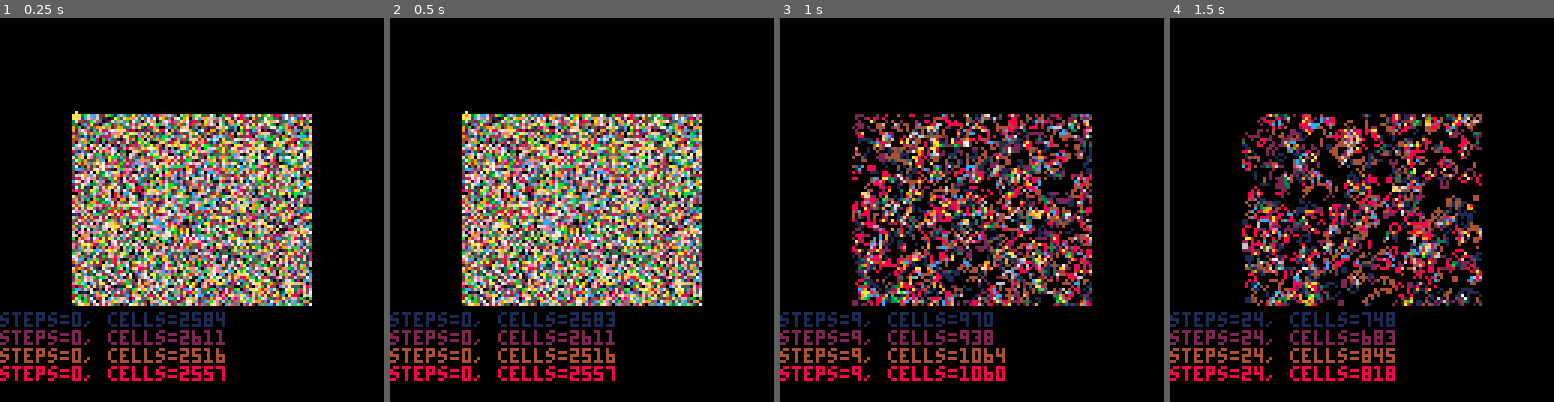
Above: before the commit, frames 1-4 (left to right).
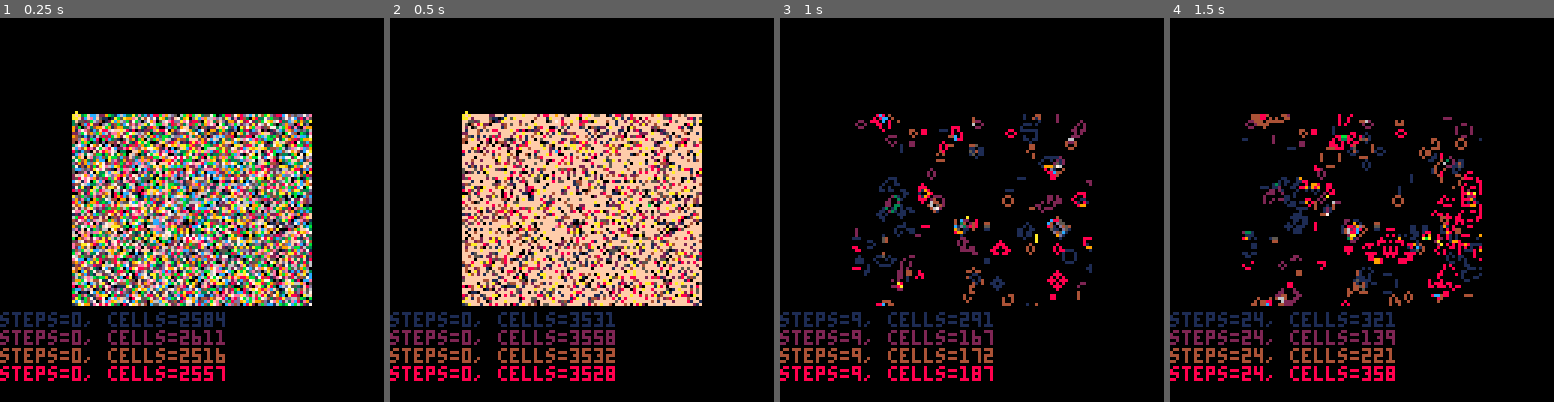
Above: after the commit, the same moments.

Repository: erwinbonsma/PicoGarden
Game: PICO-8 cartridge picogarden.p8
Two runs of this game, one before a commit and one after it. Both use one fixed random seed, a clock stepped at 60 frames per second and the inputs below.
Inputs:
- Up to frame 1 (0.25 s): no input
- Up to frame 2 (0.5 s): tap X (X key) at 0.33 s
- Up to frame 3 (1 s): tap O (Z key) at 0.7 s
- Up to frame 4 (1.5 s): tap X (X key) at 1.07 s

Frame 1 is identical in both runs. In frame 2, 16% of the frame differs, in the area x 18-82%, y 25-95%; in frame 3, 20%; in frame 4, 18%.

Commit message:
Add initial revive

Diff:
--- a/picogarden.p8
+++ b/picogarden.p8
@@ -492,6 +492,34 @@
    --printh("target changed after "
    -- ..self.count.." steps")
    self.count=-1
+  end
+ end
+end
+
+function revive(cas)
+ local specs=cas[1].specs
+
+ local a={}
+ for ca in all(cas) do
+  add(a,ca.bitgrid.a0+specs.bpr)
+ end
+
+ local v={}
+ for row=1,specs.h do
+  for col=0,specs.bpr-1,4 do
+   for i=1,#cas do
+    v[i]=$a[i]
+   end
+   for i=1,#cas do
+    local r=v[i]&v[i%#cas+1]
+    local idx=(i+1)%#cas+1
+    poke4(a[idx],$a[idx]|r)
+    idx=(i+#cas-2)%#cas+1
+    poke4(a[idx],$a[idx]|r)
+   end
+   for i=1,#cas do
+    a[i]+=4
+   end
   end
  end
 end
@@ -644,12 +672,16 @@
    state.cx=(state.cx+1)%80
   end
  end
- local gol=state.gols[1]
  if btnp(❎) then
-  if gol:get(state.cx,state.cy) then
-   gol:clr(state.cx,state.cy)
+  if true or state.play then
+   revive(state.gols)
   else
-   gol:set(state.cx,state.cy)
+   local gol=state.gols[1]
+   if gol:get(state.cx,state.cy) then
+    gol:clr(state.cx,state.cy)
+   else
+    gol:set(state.cx,state.cy)
+   end
   end
  end
  if btnp(🅾️) then
